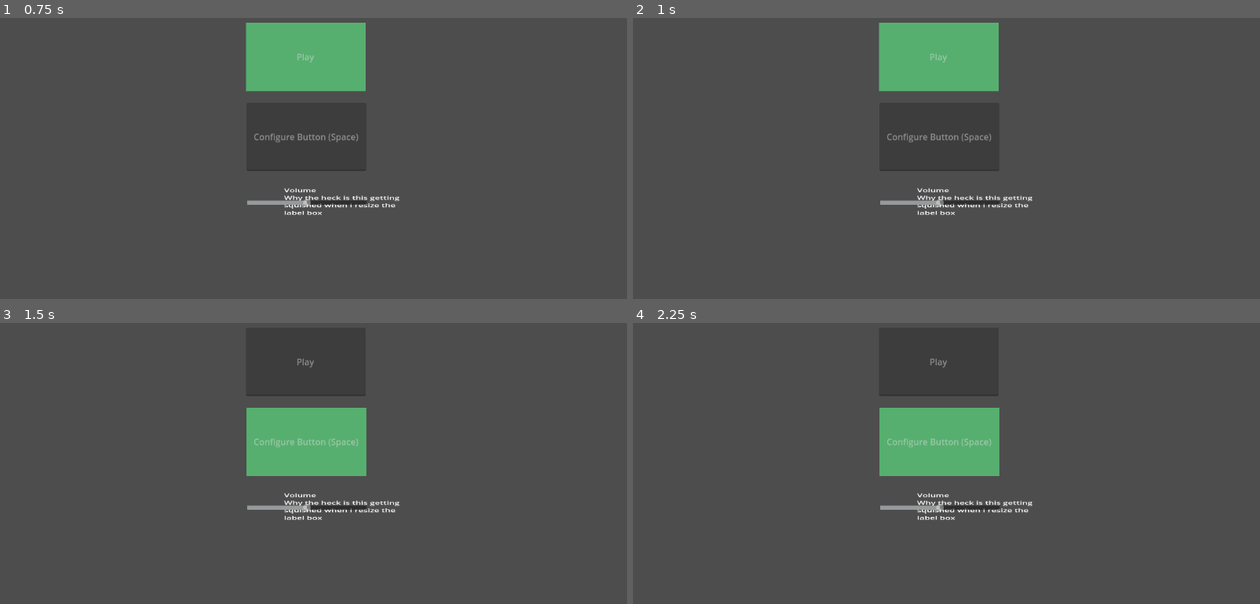
Above: before the commit, frames 1-4 (two rows, left to right).
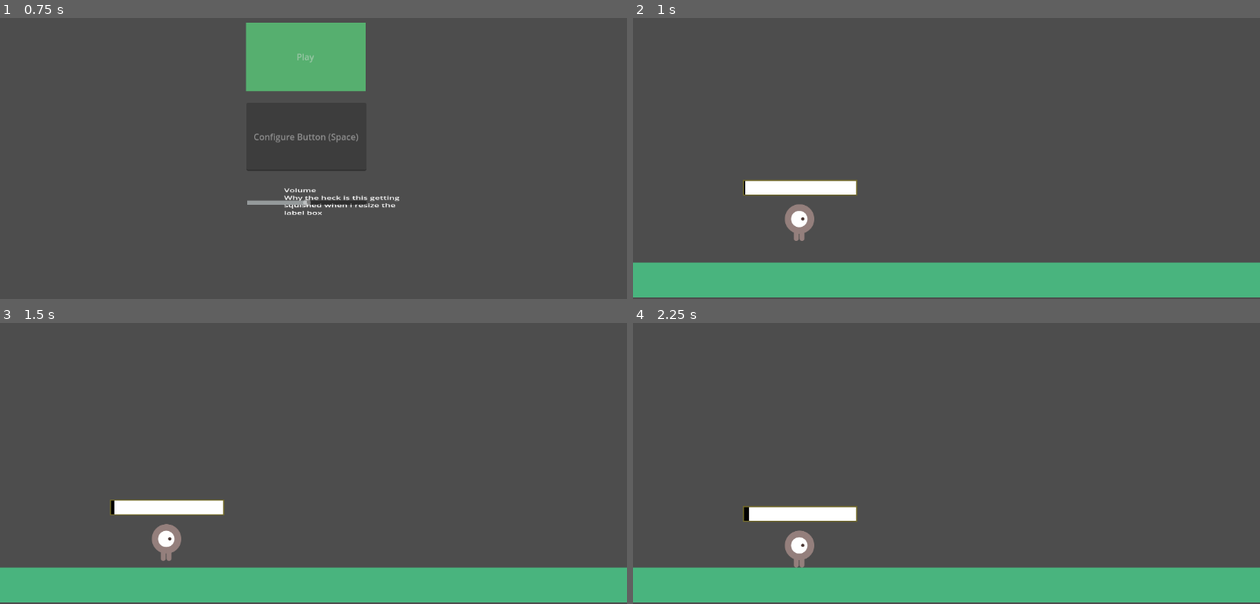
Above: after the commit, the same moments.

Repository: alx168/Bat_in_a_cave
Game: Godot game, scene res://scenes/main_menu.tscn
Two runs of this game, one before a commit and one after it. Both use one fixed random seed, a clock stepped at 60 frames per second and the inputs below.
Inputs:
- Up to frame 1 (0.75 s): tap Enter at 0.5 s; hold Space (button_press) from 0.53 s (still down)
- Up to frame 2 (1 s): keep holding Space (button_press)
- Up to frame 3 (1.5 s): release Space (button_press) at 1.28 s; tap Space (button_press) at 1.35 s
- Up to frame 4 (2.25 s): hold Space (button_press) from 2.03 s (still down)

Frame 1 is identical in both runs. In frame 2, 20% of the frame differs, in the area x 0-100%, y 1-100%; in frame 3, 19%; in frame 4, 19%.

Commit message:
fixing scene ref smh

Diff:
--- a/scenes/main_menu.tscn
+++ b/scenes/main_menu.tscn
@@ -1,40 +1,40 @@
 [gd_scene load_steps=7 format=3 uid="uid://bkhjjje8frf1a"]
 
-[ext_resource type="Script" path="res://scripts/menus/main_menu.gd" id="1_omsxw"]
-[ext_resource type="Script" path="res://scripts/menus/control_configuration_option.gd" id="1_p1kyo"]
-[ext_resource type="Script" path="res://scripts/menus/start_level_option.gd" id="2_id2tn"]
-[ext_resource type="Script" path="res://scripts/menus/volume_option.gd" id="2_st0sm"]
-[ext_resource type="StyleBox" uid="uid://5gefmprixb1d" path="res://art/menu/button_focused.tres" id="3_p83nl"]
-[ext_resource type="StyleBox" uid="uid://6gvbqp75xg26" path="res://art/menu/button_normal.tres" id="5_yg6ns"]
+[ext_resource type="Script" path="res://scripts/menus/main_menu.gd" id="1_ky277"]
+[ext_resource type="StyleBox" uid="uid://5gefmprixb1d" path="res://art/menu/button_focused.tres" id="2_lxy53"]
+[ext_resource type="StyleBox" uid="uid://6gvbqp75xg26" path="res://art/menu/button_normal.tres" id="3_fi6my"]
+[ext_resource type="Script" path="res://scripts/menus/start_level_option.gd" id="4_yrkhp"]
+[ext_resource type="Script" path="res://scripts/menus/control_configuration_option.gd" id="5_8gjuh"]
+[ext_resource type="Script" path="res://scripts/menus/volume_option.gd" id="6_lwehm"]
 
 [node name="MainMenuContainer" type="Node"]
-script = ExtResource("1_omsxw")
+script = ExtResource("1_ky277")
 
 [node name="StartLevelOption" type="LineEdit" parent="." groups=["menu_options"]]
 offset_left = 452.0
 offset_top = 140.0
 offset_right = 672.0
 offset_bottom = 266.0
-theme_override_styles/focus = ExtResource("3_p83nl")
-theme_override_styles/normal = ExtResource("5_yg6ns")
+theme_override_styles/focus = ExtResource("2_lxy53")
+theme_override_styles/normal = ExtResource("3_fi6my")
 text = "Play"
 alignment = 1
 editable = false
 selecting_enabled = false
-script = ExtResource("2_id2tn")
+script = ExtResource("4_yrkhp")
 
 [node name="ControlConfigurationOption" type="LineEdit" parent="." groups=["menu_options"]]
 offset_left = 453.0
 offset_top = 287.0
 offset_right = 673.0
 offset_bottom = 413.0
-theme_override_styles/focus = ExtResource("3_p83nl")
-theme_override_styles/normal = ExtResource("3_p83nl")
+theme_override_styles/focus = ExtResource("2_lxy53")
+theme_override_styles/normal = ExtResource("2_lxy53")
 text = "Configure Button (Space)"
 alignment = 1
 editable = false
 selecting_enabled = false
-script = ExtResource("1_p1kyo")
+script = ExtResource("5_8gjuh")
 
 [node name="VolumeSliderLabel" type="RichTextLabel" parent="."]
 offset_left = 522.0
--- a/scripts/menus/start_level_option.gd
+++ b/scripts/menus/start_level_option.gd
@@ -3,4 +3,4 @@
 
 func _process_option_held(dTime: float, held: bool) -> void:
 	if held:
-		get_tree().change_scene_to_file("res://player.tscn")
+		get_tree().change_scene_to_file("res://scenes/player.tscn")
Not shown: 1 places in scenes/main_menu.tscn that only renumber resources
